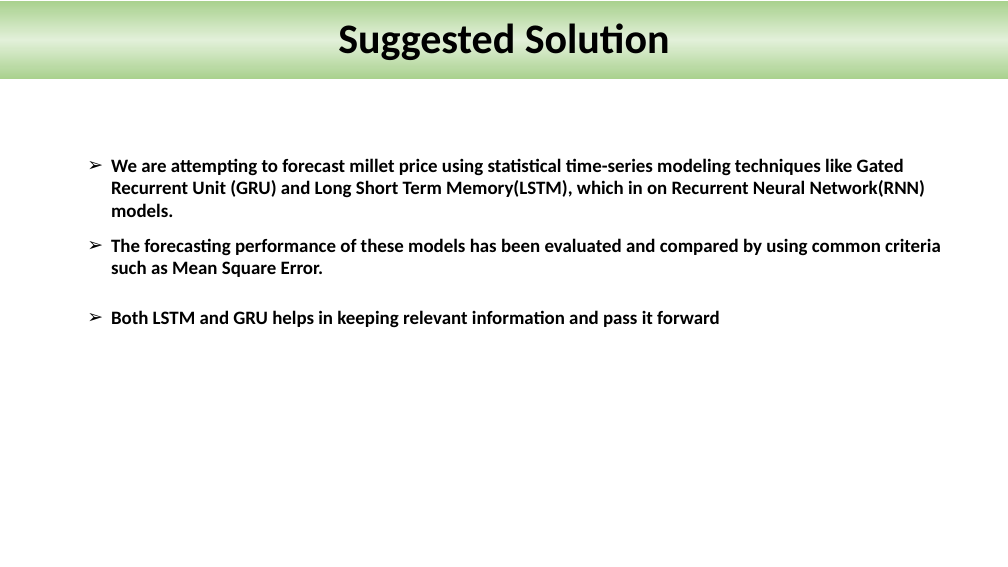
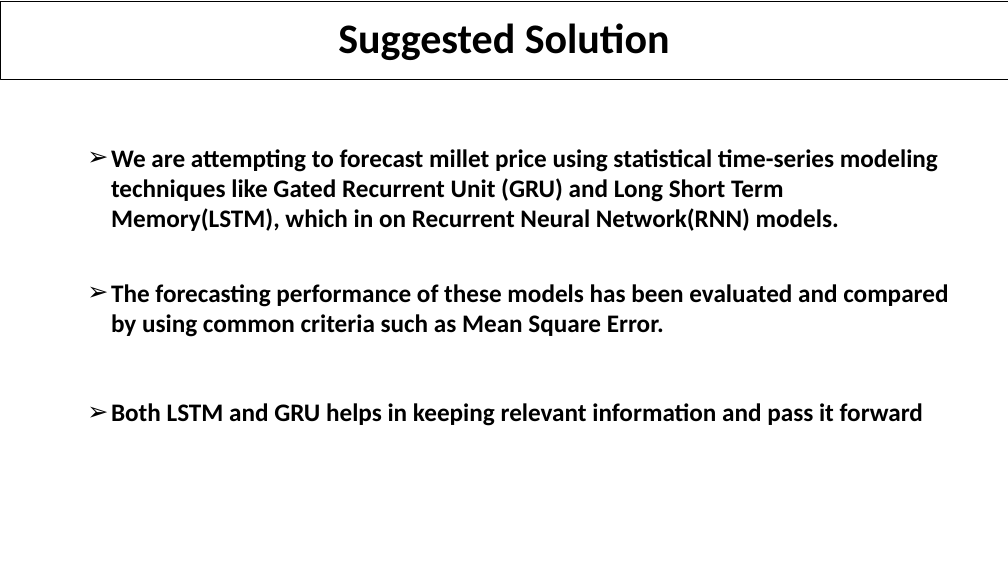
Before and after one commit to sanchanapradeep/aiml_capstone, a slide deck: slide 6 of Millets_Market Price_Prediction_Presentation_Group 7.pptx. Drawn at 1008x567 pixels with LibreOffice and Linux fonts; fonts in the diff are those of the drawing; background and template pictures are left out. Boxes give left, top, right and bottom in pixels: in the first picture for what was removed or moved away, otherwise in the second. Text is boxed around its words. In the diff, an @@ line names an element or a change of style, - is before the commit and + after.

```diff
--- a/Millets_Market Price_Prediction_Presentation_Group 7.pptx
+++ b/Millets_Market Price_Prediction_Presentation_Group 7.pptx
@@ rectangle "Suggested Solution" at box(0, 1, 1008, 79): fill gradient #A9D18E to #E2F0D9 to none; outline none to #000000 0.75 pt @@
@@ text "We are attempting to forecast ...": place and size @@
-text "We are attempting to forecast ..." at box(111, 158, 925, 217)
+text "We are attempting to forecast ..." at box(111, 149, 938, 231)
@@ text "The forecasting performance of these ...": place and size @@
-text "The forecasting performance of these ..." at box(111, 238, 941, 277)
+text "The forecasting performance of these ..." at box(111, 284, 948, 337)
@@ size 18 to 24 pt in 3 elements at box(111, 149, 938, 231), box(111, 284, 948, 337), box(111, 403, 923, 426) @@
@@ text "Both LSTM and GRU helps ...": place and size @@
-text "Both LSTM and GRU helps ..." at box(111, 310, 719, 328)
+text "Both LSTM and GRU helps ..." at box(111, 403, 923, 426)
```
Also in this commit, not shown: 11 other slides changed.
